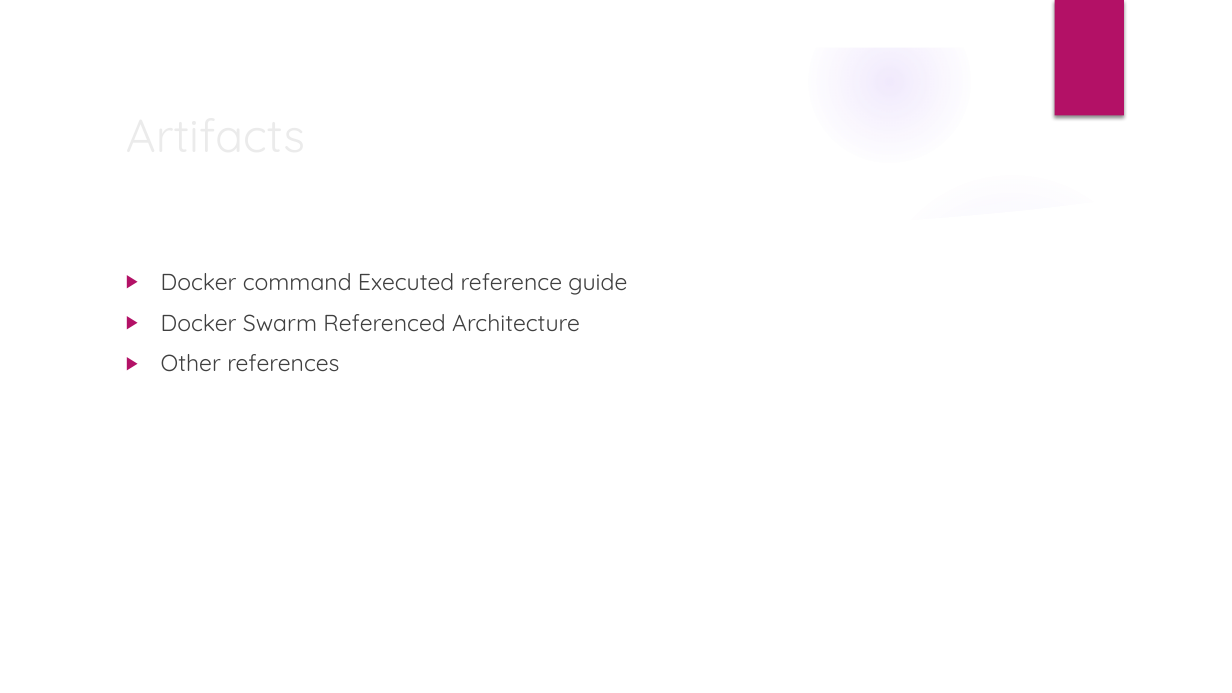
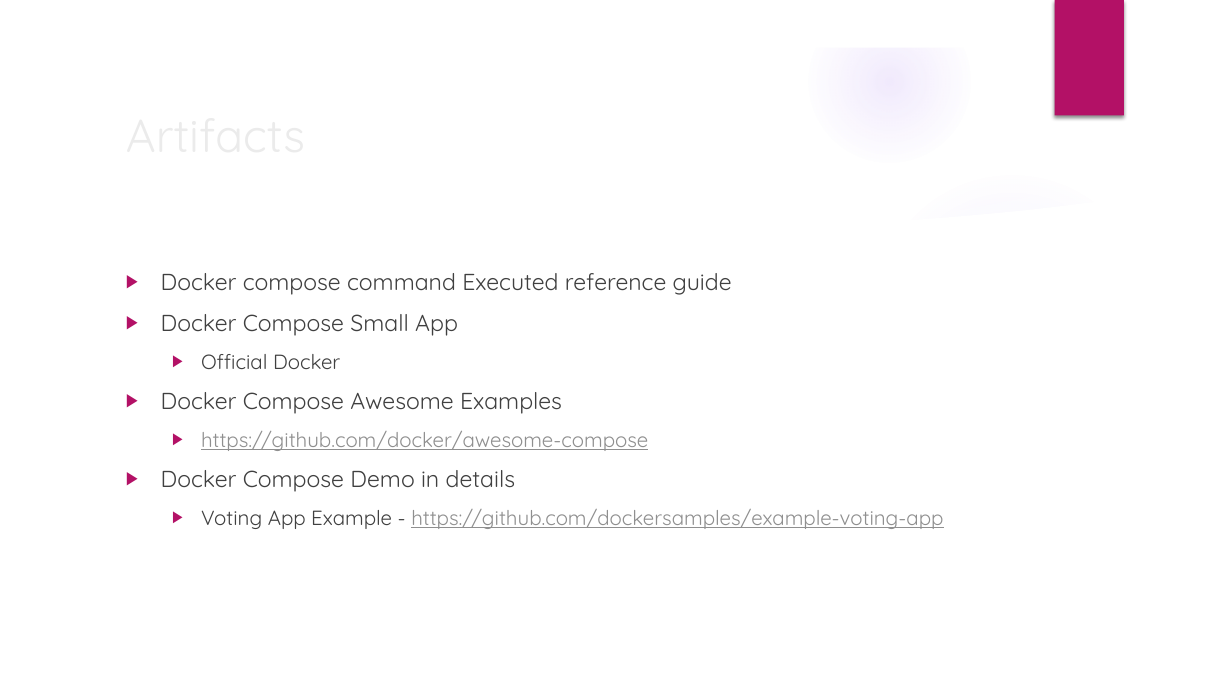
Before and after one commit to deepkumartraining/docker-k8s-April23, a slide deck: slide 4 of Day14/DockerAndKubernetes_Training-Day14.pptx. Drawn at 1232x693 pixels with LibreOffice and Linux fonts; fonts in the diff are those of the drawing; background and template pictures are left out. Boxes give left, top, right and bottom in pixels: in the first picture for what was removed or moved away, otherwise in the second. Text is boxed around its words. In the diff, an @@ line names an element or a change of style, - is before the commit and + after.

```diff
--- a/Day14/DockerAndKubernetes_Training-Day14.pptx
+++ b/Day14/DockerAndKubernetes_Training-Day14.pptx
@@ text at box(161, 273, 943, 529): text changed; size 18 to 16 pt @@
-▶ Docker command Executed reference guide
-▶ Docker Swarm Referenced Architecture
-▶ Other references
+▶ Docker compose command Executed reference guide
+▶ Docker Compose Small App
+  ▶ Official Docker
+▶ Docker Compose Awesome Examples
+  ▶ https://github.com/docker/awesome-compose
+▶ Docker Compose Demo in details
+  ▶ Voting App Example - https://github.com/dockersamples/example-voting-app
```
Also in this commit, not shown: 2 other slides changed, 2 other files.
